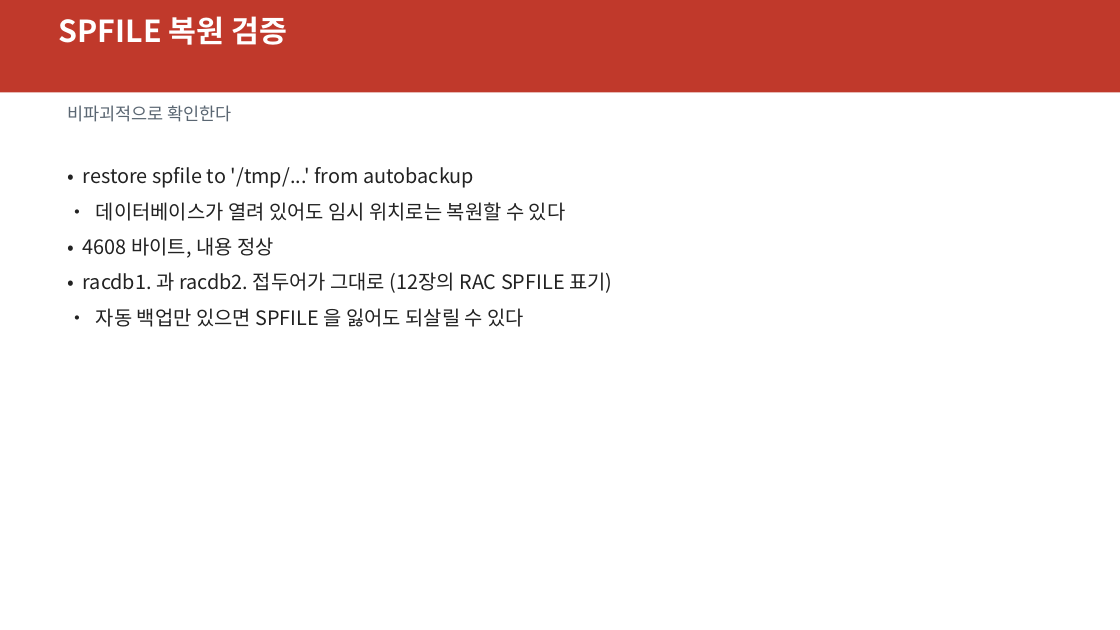
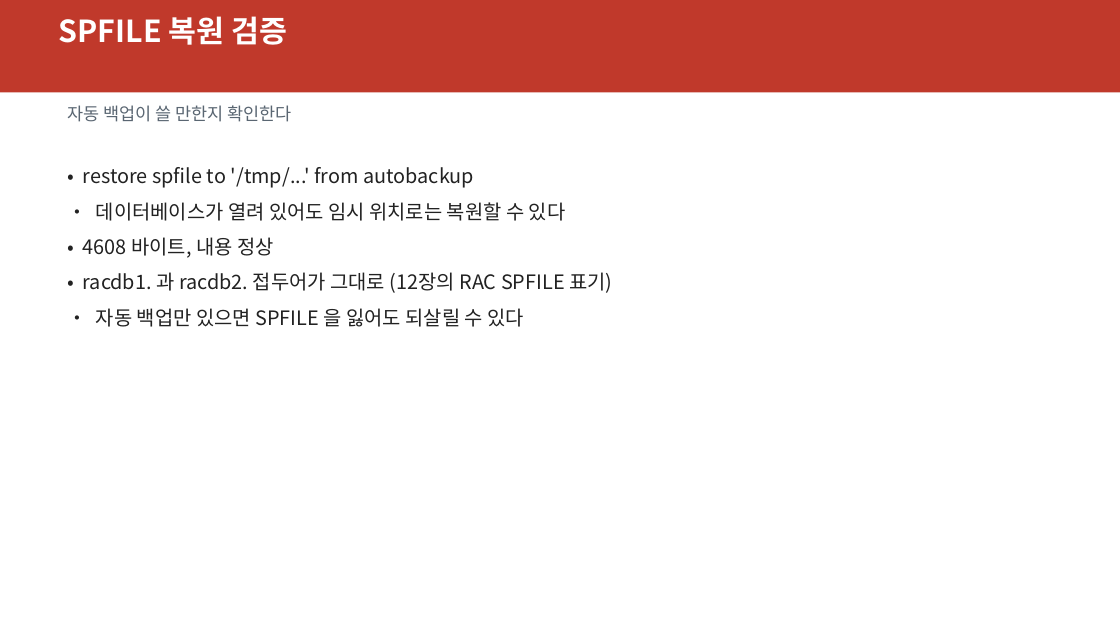
Before and after one commit to elpisk/OracleManual, a slide deck: slide 36 of RAC/17장/17장_RAC백업과복구.pptx. Drawn at 1120x630 pixels with LibreOffice and Linux fonts; fonts in the diff are those of the drawing. Boxes give left, top, right and bottom in pixels: in the first picture for what was removed or moved away, otherwise in the second. Text is boxed around its words. In the diff, an @@ line names an element or a change of style, - is before the commit and + after.

```diff
--- a/RAC/17장/17장_RAC백업과복구.pptx
+++ b/RAC/17장/17장_RAC백업과복구.pptx
@@ text at (67, 105, 291, 122): text changed @@
-비파괴적으로 확인한다
+자동 백업이 쓸 만한지 확인한다
```
Also in this commit, not shown: 1 other slide changed, 2 slides added, 4 other files.
